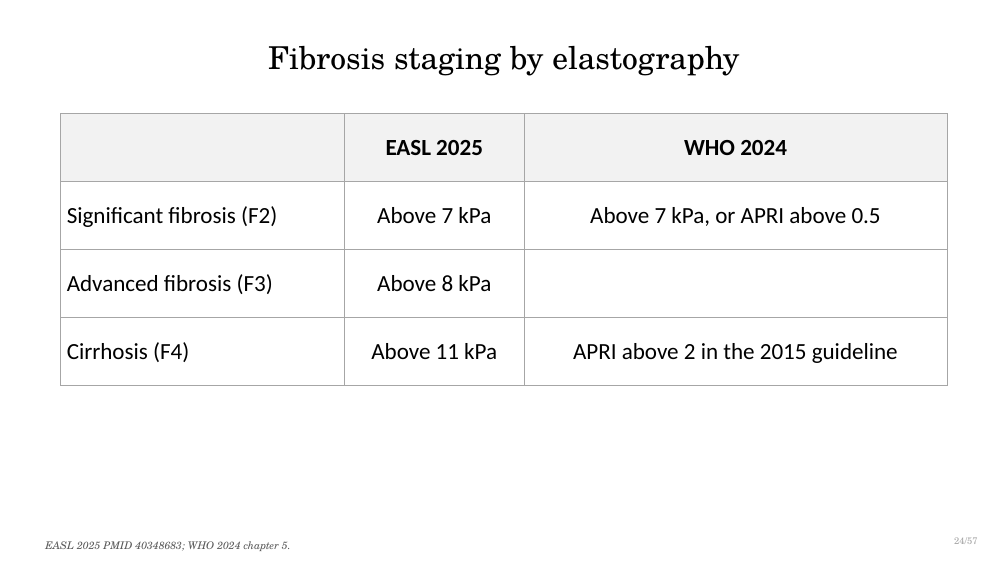
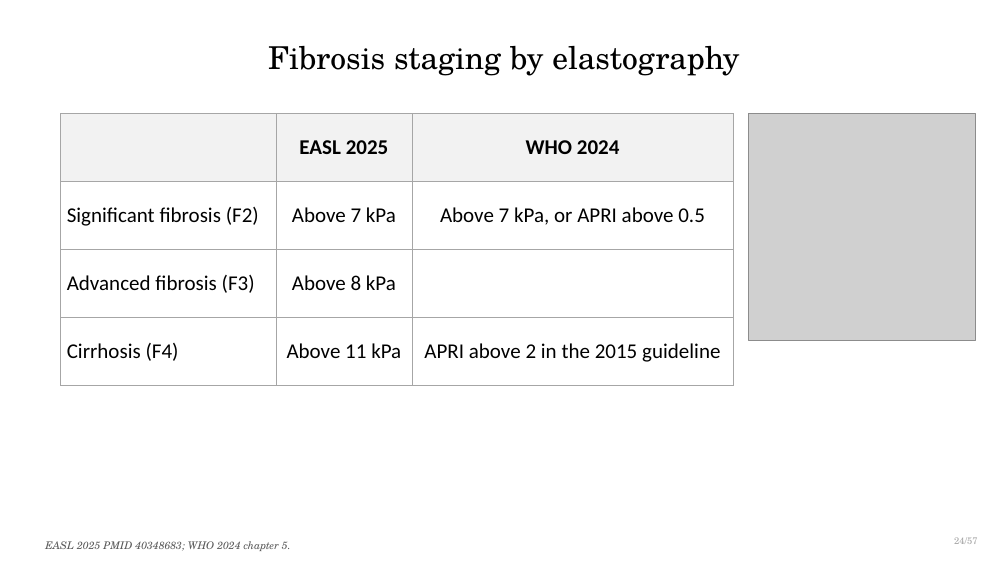
Before and after one commit to qaddodi/mohammad-almeqdadi-lectures, a slide deck: slide 38 of lectures/chronic-hepatitis-b/Chronic Hepatitis B.pptx. Drawn at 1008x567 pixels with LibreOffice and Linux fonts; fonts in the diff are those of the drawing; grey boxes stand for pictures. Boxes give left, top, right and bottom in pixels: in the first picture for what was removed or moved away, otherwise in the second. Text is boxed around its words. In the diff, an @@ line names an element or a change of style, - is before the commit and + after.

```diff
--- a/lectures/chronic-hepatitis-b/Chronic Hepatitis B.pptx
+++ b/lectures/chronic-hepatitis-b/Chronic Hepatitis B.pptx
@@ table at [60, 113, 734, 366] @@
@@ size 22 to 20 pt @@
@@ table: place and size @@
-table at [60, 113, 948, 367]
+table at [60, 113, 734, 366]
@@ picture added at [749, 113, 975, 340] @@
```
Also in this commit, not shown: 4 other slides changed, 10 other files.
